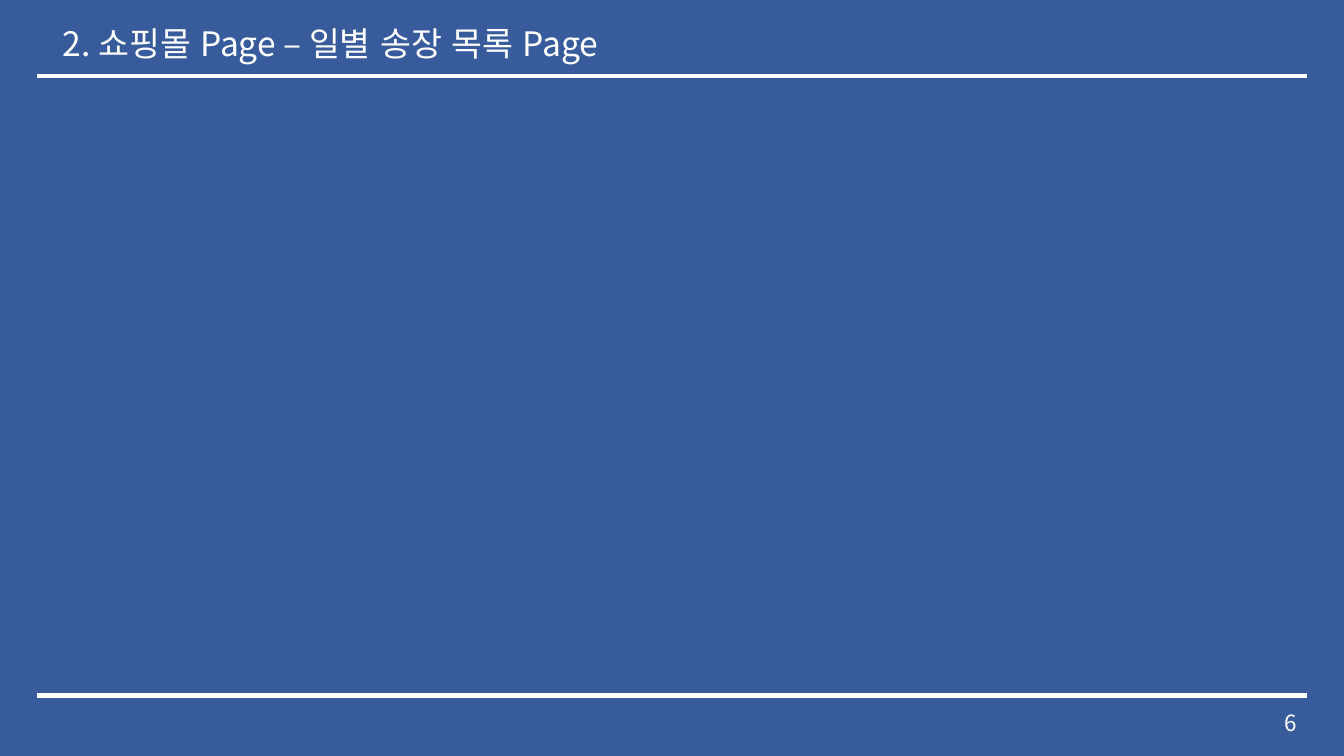
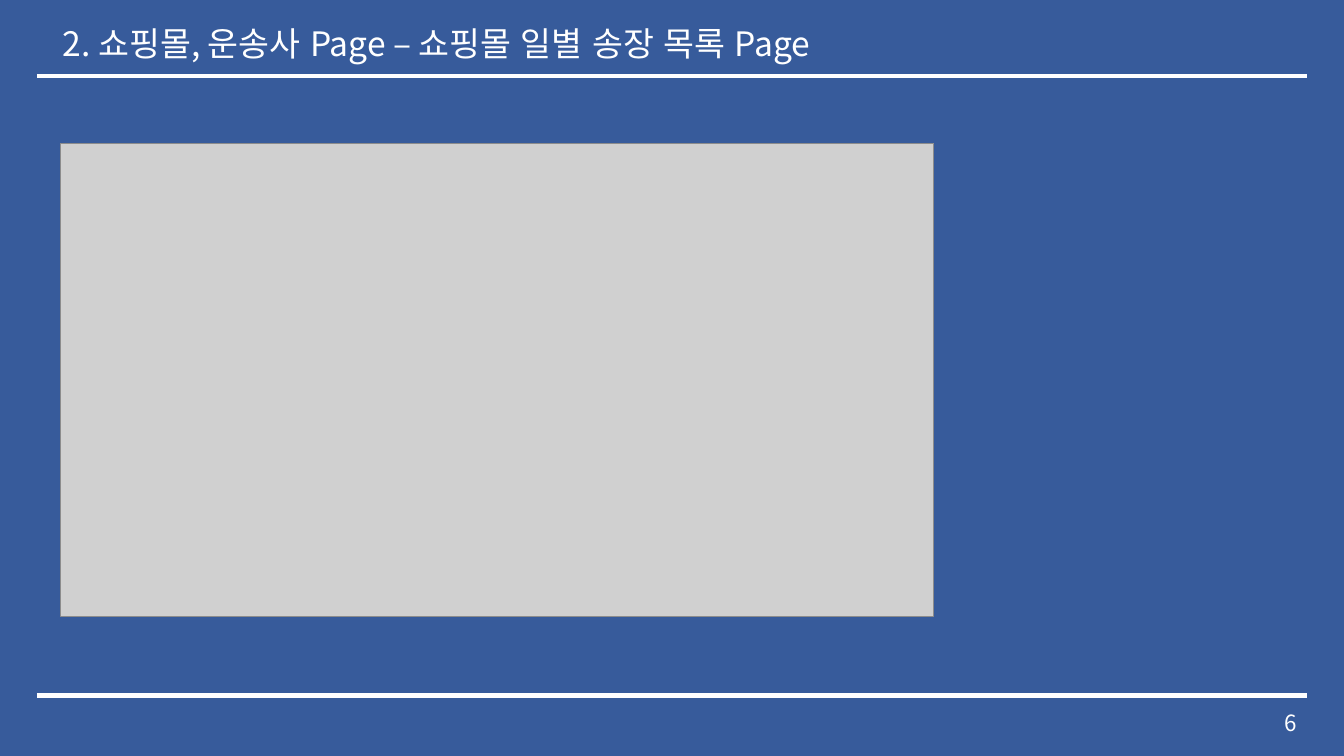
Before and after one commit to lx9203/fulfillmentBlue, a slide deck: slide 6 of Fulfillment 중간발표.pptx. Drawn at 1344x756 pixels with LibreOffice and Linux fonts; fonts in the diff are those of the drawing; grey boxes stand for pictures. Boxes give left, top, right and bottom in pixels: in the first picture for what was removed or moved away, otherwise in the second. Text is boxed around its words. In the diff, an @@ line names an element or a change of style, - is before the commit and + after.

```diff
--- a/Fulfillment 중간발표.pptx
+++ b/Fulfillment 중간발표.pptx
@@ text at bbox=[63, 28, 811, 65]: text changed @@
-2. 쇼핑몰 Page – 일별 송장 목록 Page
+2. 쇼핑몰, 운송사 Page – 쇼핑몰 일별 송장 목록 Page
@@ picture added at bbox=[60, 143, 934, 616] @@
```
Also in this commit, not shown: 10 other slides changed, 3 slides removed, 15 other files.
